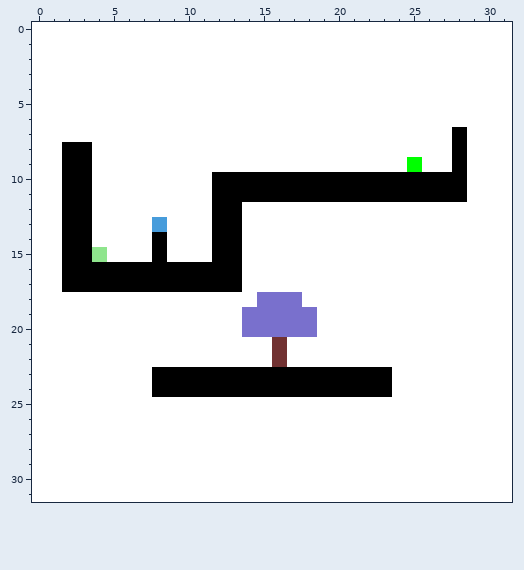
A pixel-art sprite gets an edit: Assets/Assets/LevelsImage/world_test_00.png. The picture above was drawn from the file before the commit.
The file is 32x32 pixels.
The same view after the edit:
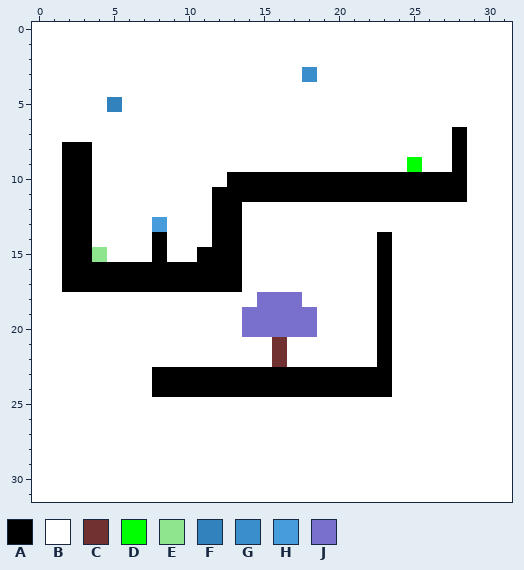
Palette (. is transparent): A #000000  B #ffffff  C #713131  D #00ff00  E #8fe58d  F #3282be  G #3a8ecc  H #479cdb  J #7970cd
Diff:
The edit turns colour B into colour A in row 14 at x 23; in row 15 at x 11 and 23; in rows 16 to 22 at x 23.
The edit turns colour A into colour B in row 10 at x 12.
The edit turns colour B into colour F in row 5 at x 5.
The edit turns colour B into colour G in row 3 at x 18.
Where, in picture pixels (left, top, right, bottom), the same in both pictures:
changed: (302, 67, 317, 82)
changed: (107, 97, 122, 112)
changed: (212, 172, 227, 187)
changed: (377, 232, 392, 367)
changed: (197, 247, 212, 262)
